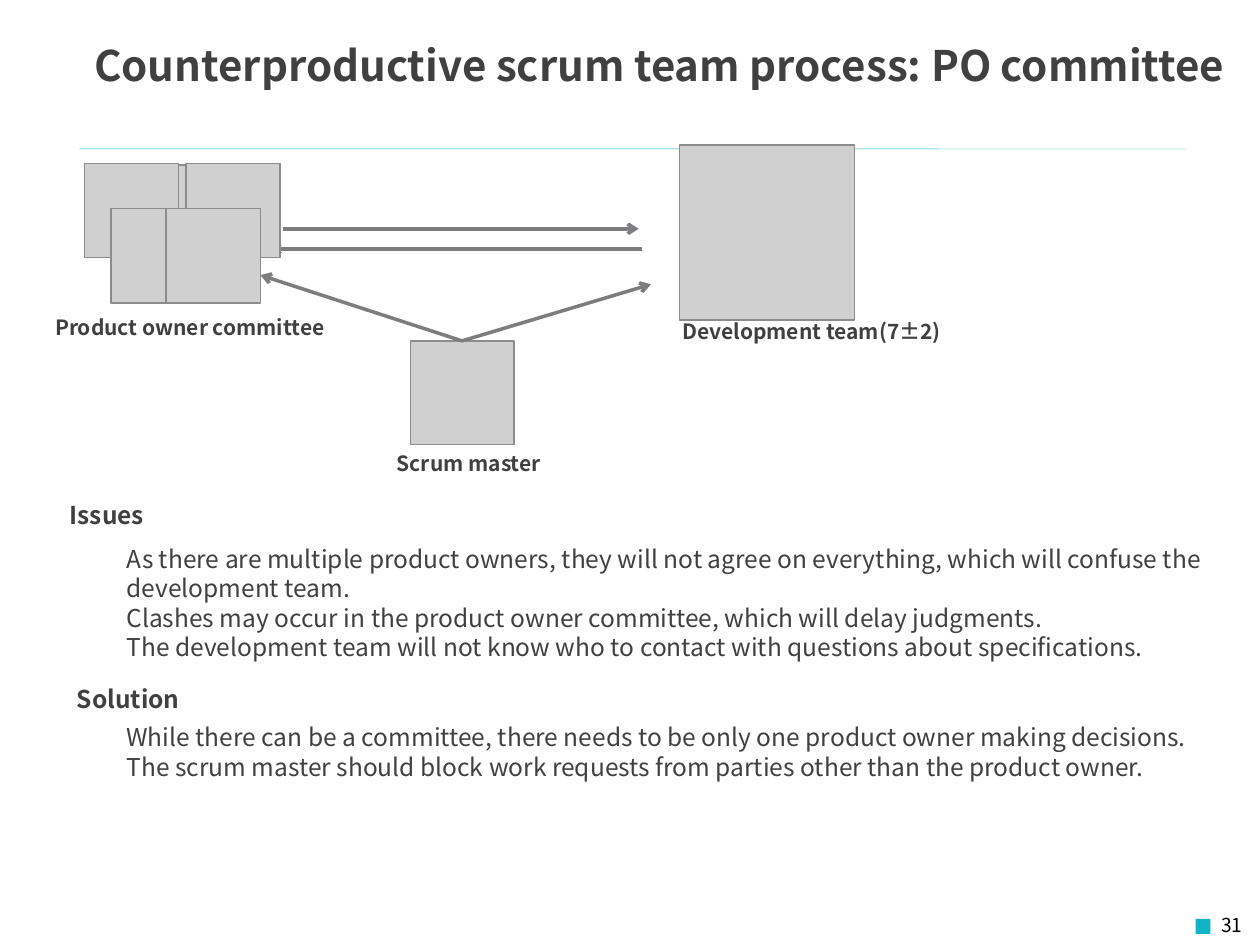
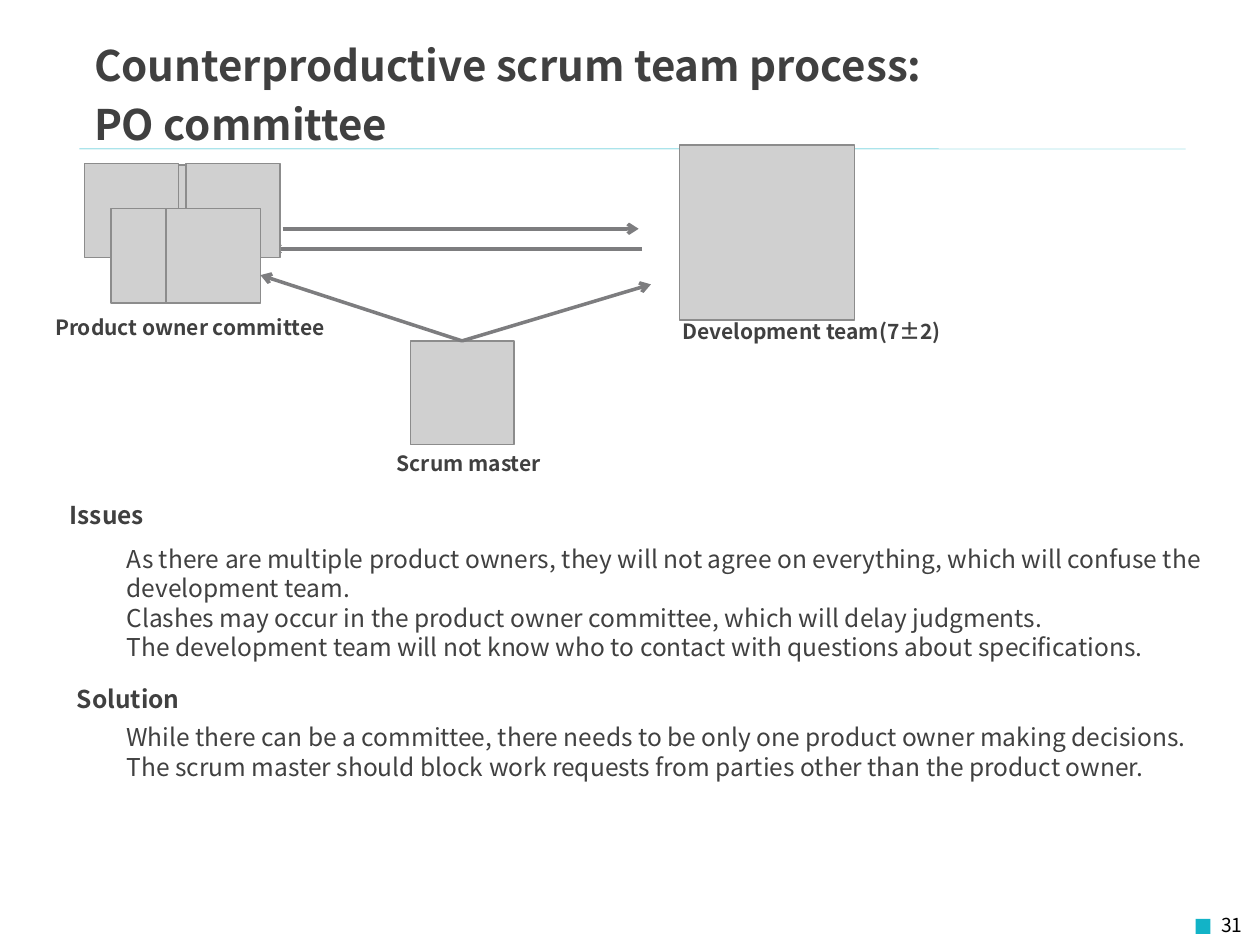
Before and after one commit to Fintan-contents/introduction-to-scrum, a slide deck: slide 31 of en/docs/Introduction_to_Scrum.pptx. Drawn at 1260x945 pixels with LibreOffice and Linux fonts; fonts in the diff are those of the drawing; grey boxes stand for pictures; background and template pictures are left out. Boxes give left, top, right and bottom in pixels: in the first picture for what was removed or moved away, otherwise in the second. Text is boxed around its words. In the diff, an @@ line names an element or a change of style, - is before the commit and + after.

```diff
--- a/en/docs/Introduction_to_Scrum.pptx
+++ b/en/docs/Introduction_to_Scrum.pptx
@@ text at (94,47,922,149): text changed @@
-Counterproductive scrum team process: PO committee
+Counterproductive scrum team process:
+PO committee
```
Also in this commit, not shown: 6 other slides changed, 1 other file.
